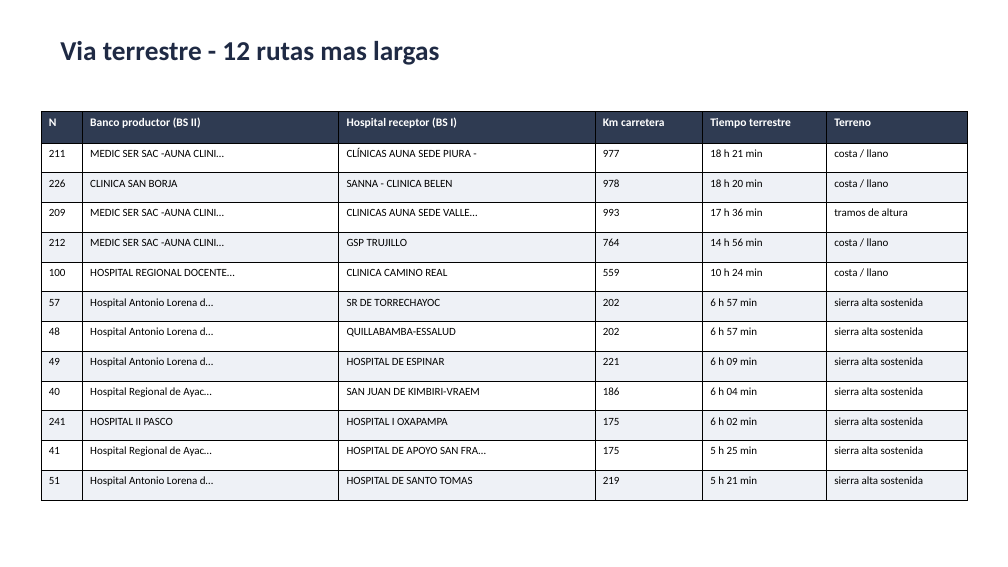
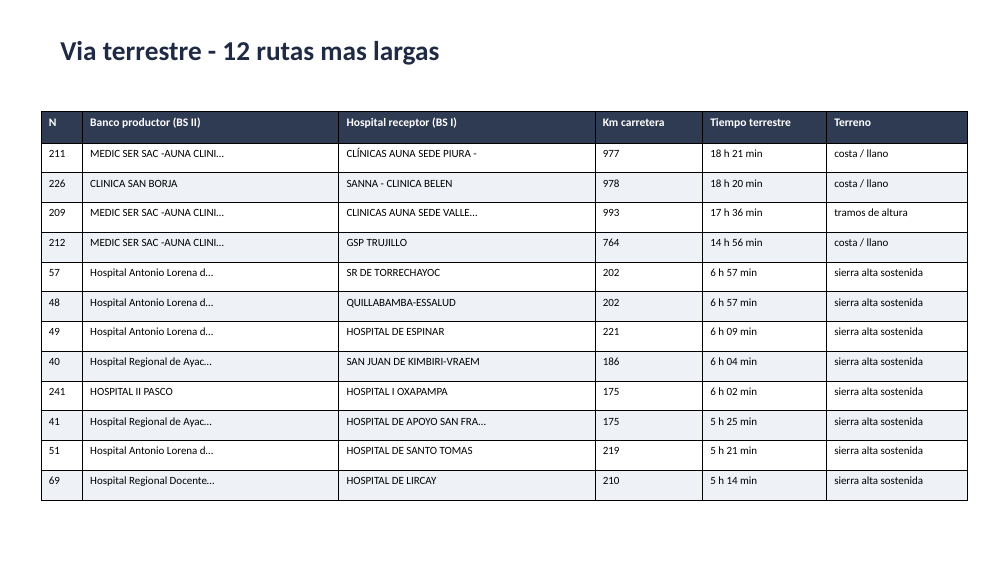
Before and after one commit to rojasarca-code/geolocalizacion-bancos-sangre-diban, a slide deck: slide 4 of datos/Resumen_tiempos_convenios_BS.pptx. Drawn at 1008x567 pixels with LibreOffice and Linux fonts; fonts in the diff are those of the drawing. Boxes give left, top, right and bottom in pixels: in the first picture for what was removed or moved away, otherwise in the second. Text is boxed around its words. In the diff, an @@ line names an element or a change of style, - is before the commit and + after.

```diff
--- a/datos/Resumen_tiempos_convenios_BS.pptx
+++ b/datos/Resumen_tiempos_convenios_BS.pptx
@@ table at (42,112,968,490) @@
-row 6: 100 | HOSPITAL REGIONAL DOCENTE… | CLINICA CAMINO REAL | 559 | 10 h 24 min | costa / llano
+row 13: 69 | Hospital Regional Docente… | HOSPITAL DE LIRCAY | 210 | 5 h 14 min | sierra alta sostenida
```
Also in this commit, not shown: 5 other slides changed, 5 other files.
